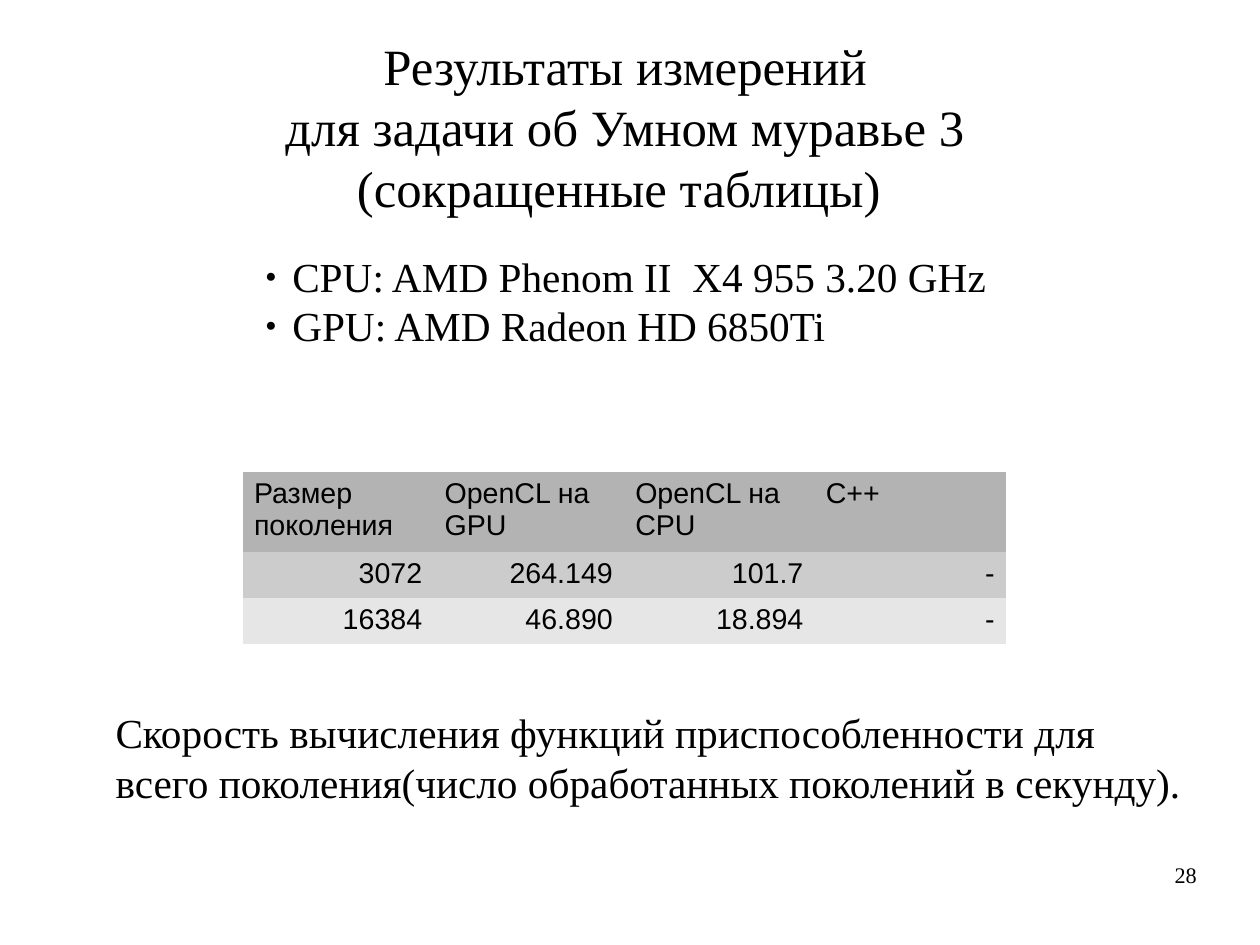
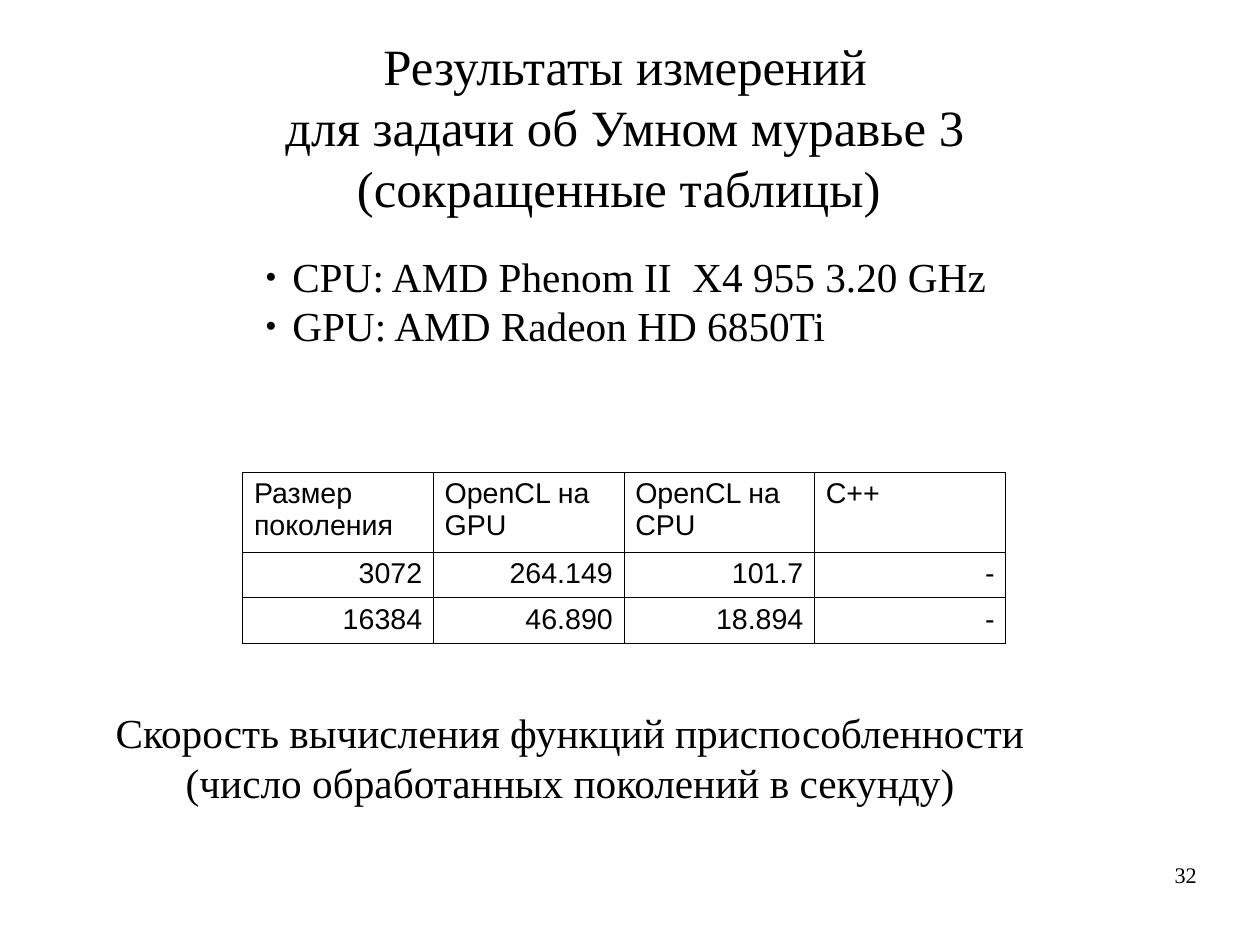
Before and after one commit to artem-bochkarev/master-work, a slide deck: slide 32 of Papers/PresentationKMU.odp (slide 28 before the commit). Drawn at 1260x945 pixels with LibreOffice and Linux fonts; fonts in the diff are those of the drawing. Boxes give left, top, right and bottom in pixels: in the first picture for what was removed or moved away, otherwise in the second. Text is boxed around its words. In the diff, an @@ line names an element or a change of style, - is before the commit and + after.

```diff
--- a/Papers/PresentationKMU.odp
+++ b/Papers/PresentationKMU.odp
@@ table at [242,472,1006,636] @@
@@ fill #B3B3B3 to none in row 1 @@
@@ fill #CCCCCC to none in row 2 @@
@@ fill #E6E6E6 to none in row 3 @@
@@ borders changed @@
@@ text at [116,718,1024,807]: text changed @@
-Скорость вычисления функций приспособленности для
-всего поколения(число обработанных поколений в секунду).
+Скорость вычисления функций приспособленности
+(число обработанных поколений в секунду)
@@ page number at [1175,868,1197,884]: text changed @@
-28
+32
```
Also in this commit, not shown: 11 other slides changed, 6 slides added, 2 slides removed, 6 other files.
